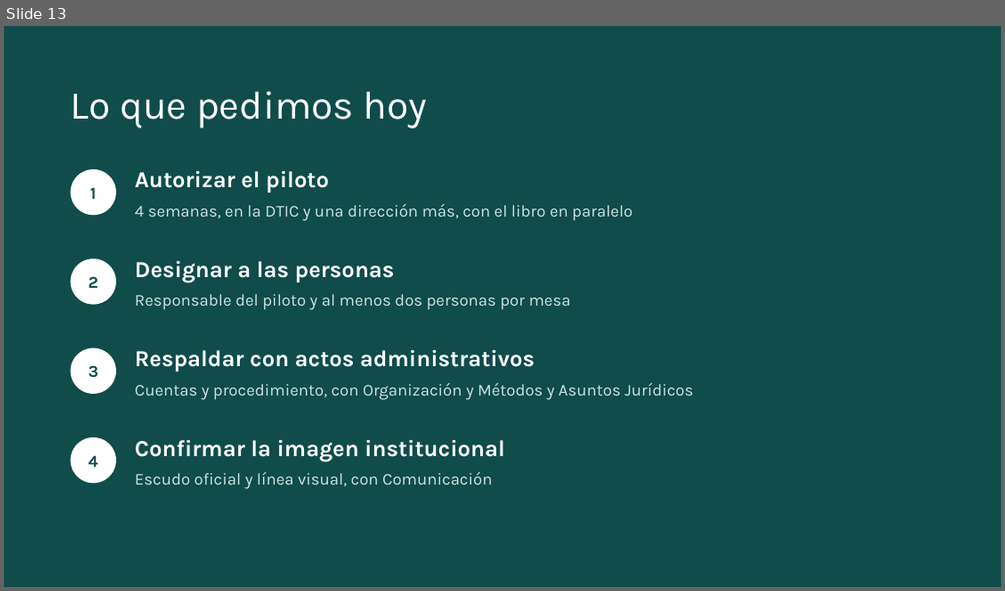
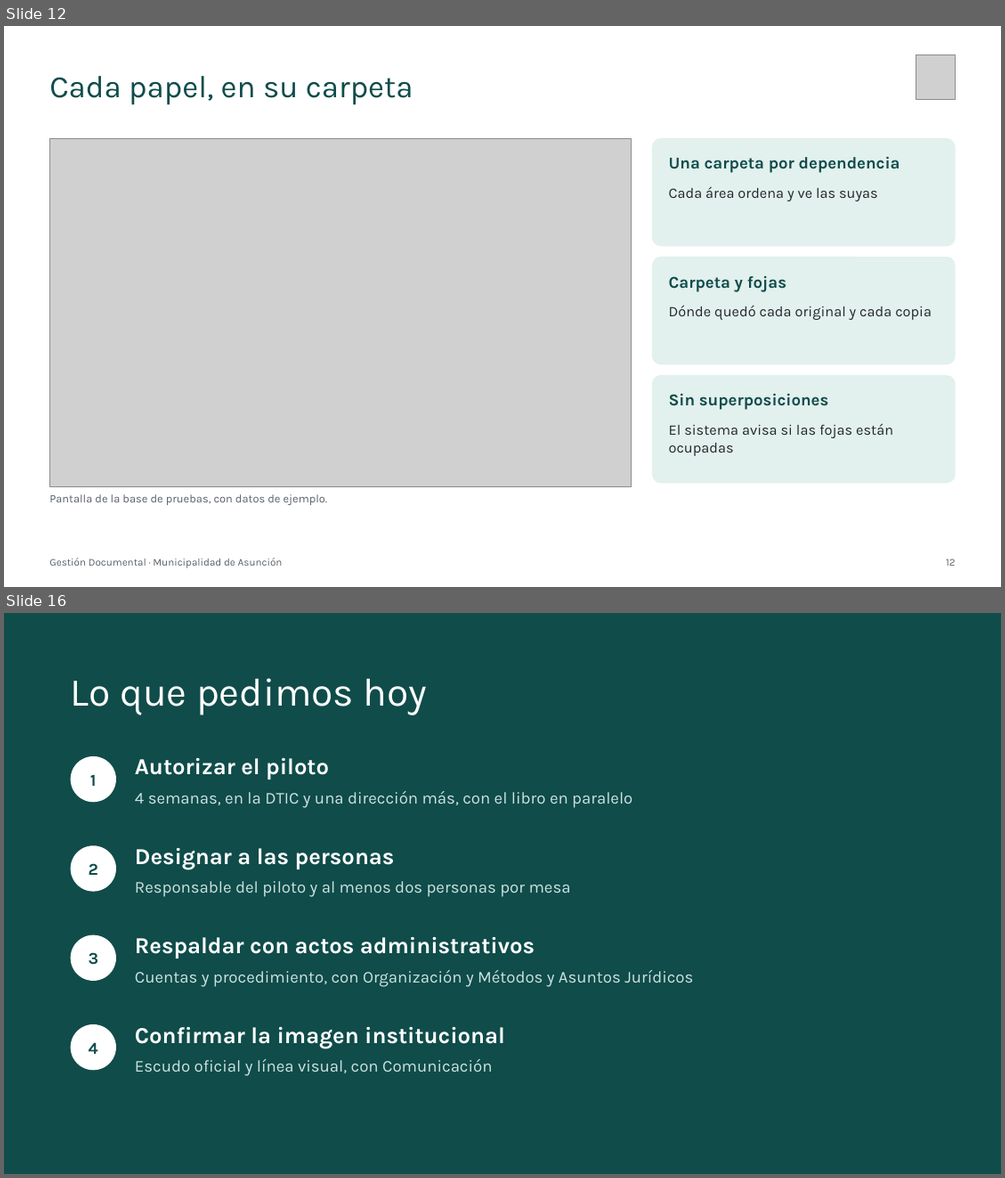
Before and after one commit to YumitoAcosta7/gestion-documental, a slide deck: docs/material/Presentacion-Gestion-Documental.pptx. Shown one above the other, each under a label of ours: slide 13 before the commit, slides 12 and 16 after it; the slides between them are not shown. The pictures are 1005x591 and 1005x1178 pixels, drawn with LibreOffice and Linux fonts; fonts in the diff are those of the drawing; grey boxes stand for pictures. Boxes give left, top, right and bottom in pixels: in the first picture for what was removed or moved away, otherwise in the second. Text is boxed around its words. In the diff, an @@ line names an element or a change of style, - is before the commit and + after.

```diff
--- a/docs/material/Presentacion-Gestion-Documental.pptx
+++ b/docs/material/Presentacion-Gestion-Documental.pptx
@@ slide 12 added at box(4, 26, 1001, 587), background #FFFFFF @@
@@ title added at box(49, 76, 413, 105), 30 pt, text #0F4C4A @@
+Cada papel, en su carpeta
@@ picture added at box(915, 55, 955, 100) @@
@@ picture added at box(49, 138, 631, 487) @@
@@ rounded rectangle added at box(652, 138, 956, 246), fill #E2F0EE @@
@@ text added at box(669, 156, 900, 173), 16 pt, text #0F4C4A, bold @@
+Una carpeta por dependencia
@@ text added at box(669, 186, 878, 201), 14 pt, text #22272B @@
+Cada área ordena y ve las suyas
@@ rounded rectangle added at box(652, 257, 956, 364), fill #E2F0EE @@
@@ text added at box(669, 276, 786, 292), 16 pt, text #0F4C4A, bold @@
+Carpeta y fojas
@@ text added at box(669, 305, 931, 320), 14 pt, text #22272B @@
+Dónde quedó cada original y cada copia
@@ rounded rectangle added at box(652, 375, 956, 483), fill #E2F0EE @@
@@ text added at box(669, 393, 829, 410), 16 pt, text #0F4C4A, bold @@
+Sin superposiciones
@@ text added at box(669, 423, 893, 456), 14 pt, text #22272B @@
+El sistema avisa si las fojas están ocupadas
@@ text added at box(49, 494, 328, 505), 11 pt, text #5A6168 @@
+Pantalla de la base de pruebas, con datos de ejemplo.
@@ text added at box(49, 557, 283, 568), 10 pt, text #5A6168 @@
+Gestión Documental · Municipalidad de Asunción
@@ text added at box(946, 558, 955, 565), 10 pt, text #5A6168 @@
+12
@@ what was slide 13 is now slide 16 @@
```
Also in this commit, not shown: 12 slides changed, 2 other slides added, 27 other files.
